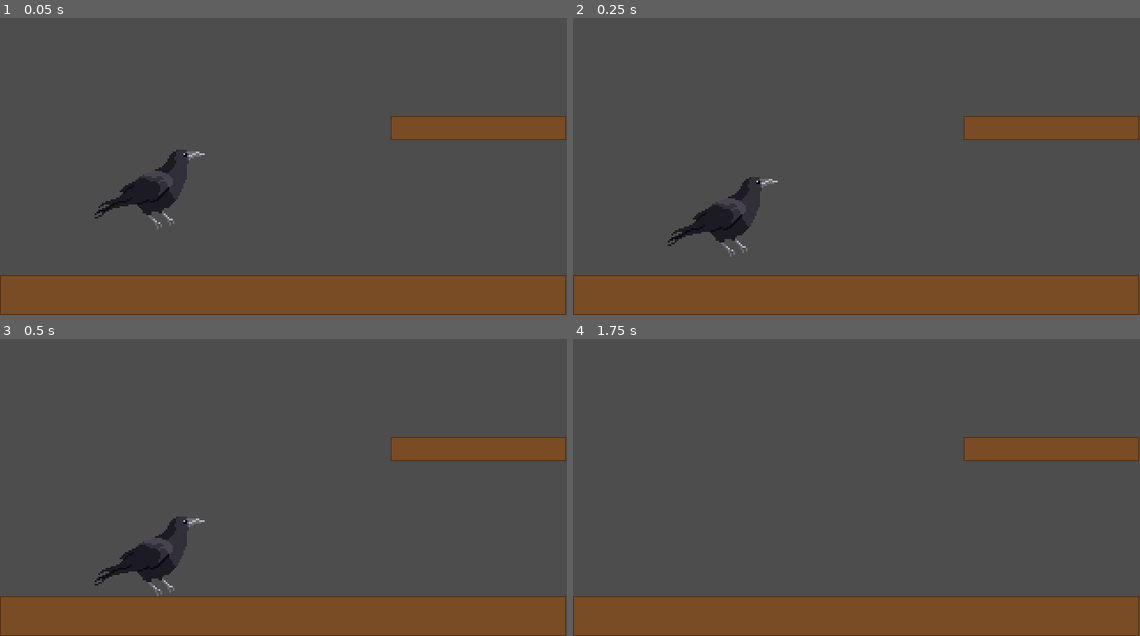
Above: before the commit, frames 1-4 (two rows, left to right).
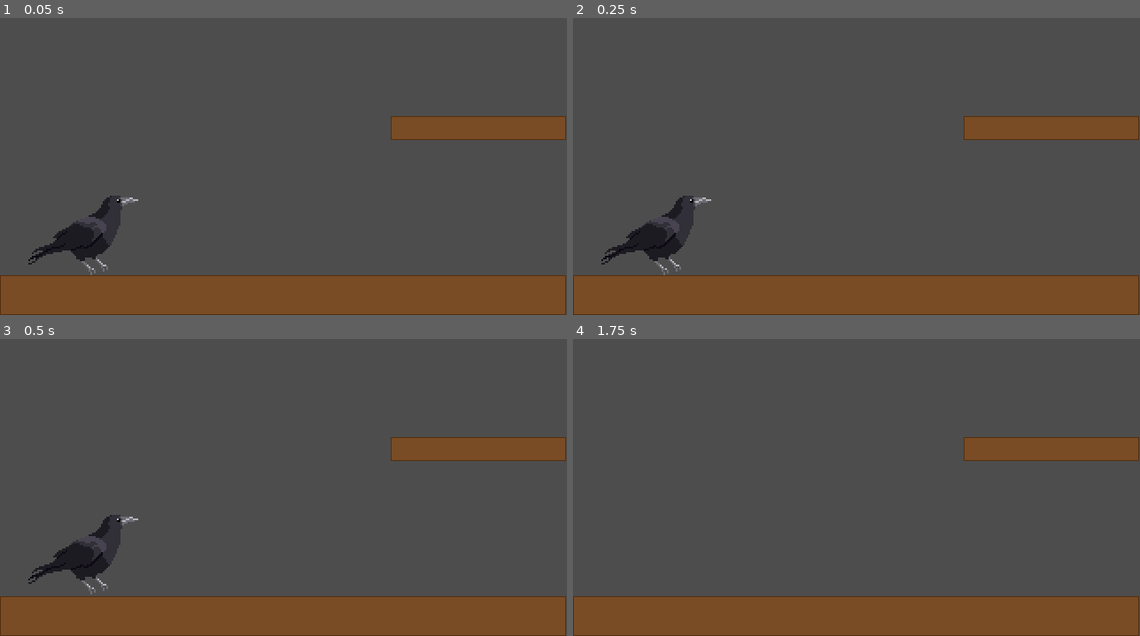
Above: after the commit, the same moments.

Repository: emilierummer/wizards-wingman
Game: Godot game, scene res://tutorial/tutorial.tscn
Two runs of this game, one before a commit and one after it. Both use one fixed random seed, a clock stepped at 60 frames per second and the inputs below. Before the commit the project has no main scene; this scene is started directly in both runs.
Inputs:
- Up to frame 1 (0.05 s): no input
- Up to frame 2 (0.25 s): no input
- Up to frame 3 (0.5 s): no input
- Up to frame 4 (1.75 s): hold D (MoveRight) from 0.53 s (still down); tap Q (Beak) at 0.6 s; tap W (MoveUp) at 0.77, 1.52 s; tap E (Claws) at 1.35 s

The runs differ from the first frame. In frame 1, 2.9% of the frame differs, in the area x 5-37%, y 44-87%; in frame 2, 3.0%; in frame 3, 3.1%, in the area x 5-37%, y 59-87%; in frame 4, nothing differs.

Commit message:
feat: fix crow collider flipping

Diff:
--- a/crow/crow.gd
+++ b/crow/crow.gd
@@ -4,14 +4,10 @@
 static var GRAVITY = ProjectSettings.get_setting("physics/2d/default_gravity")
 const GROUND_SPEED = 500
 const FLIGHT_SPEED = 1000
-@onready var INITIAL_SCALE = $BodyCollider.scale.x
 
 
 ## Onready Variables
-@onready var Sprite = $Sprite
-@onready var BodySprite = $Sprite/BodySprite
-@onready var EyeSprite = $Sprite/BodySprite/EyeSprite
-@onready var WingSprite = $Sprite/WingSprite
+@onready var Pivot = $Pivot
 @onready var BodyCollider = $BodyCollider
 
 
@@ -19,12 +15,10 @@
 var flipped: bool :
 	set(value):
 		flipped = value
-		Sprite.flip_h = value
-		BodySprite.flip_h = value
-		EyeSprite.flip_h = value
-		WingSprite.flip_h = value
-		BodyCollider.scale.x = -INITIAL_SCALE if value else INITIAL_SCALE
-
+		var flip_dir = -1 if value else 1
+		if Pivot.scale.x != flip_dir:
+			BodyCollider.scale.x = flip_dir
+			Pivot.scale.x = flip_dir
 
 
 func _physics_process(delta):
--- a/crow/crow.tscn
+++ b/crow/crow.tscn
@@ -1,16 +1,19 @@
-[gd_scene load_steps=11 format=3 uid="uid://bkx8cgllgvkhp"]
+[gd_scene load_steps=12 format=3 uid="uid://bkx8cgllgvkhp"]
 
 [ext_resource type="Script" path="res://crow/crow.gd" id="1_dk3t8"]
 [ext_resource type="Texture2D" uid="uid://c7fahpdx4ubet" path="res://crow/sprite_sheets/crow_wing.png" id="2_styte"]
 [ext_resource type="Texture2D" uid="uid://cscwk38e08os6" path="res://crow/sprite_sheets/crow_body.png" id="3_kdnd6"]
 [ext_resource type="Texture2D" uid="uid://dfvetcc6vg514" path="res://crow/sprite_sheets/crow_eye.png" id="4_i2mfa"]
 
+[sub_resource type="RectangleShape2D" id="RectangleShape2D_8tb87"]
+size = Vector2(15.0424, 9.43062)
+
 [sub_resource type="Animation" id="Animation_uo5m5"]
 length = 0.001
 tracks/0/type = "value"
 tracks/0/imported = false
 tracks/0/enabled = true
-tracks/0/path = NodePath("Sprite/BodySprite:position")
+tracks/0/path = NodePath("Pivot/BodySprite:position")
 tracks/0/interp = 1
 tracks/0/loop_wrap = true
 tracks/0/keys = {
@@ -22,7 +25,7 @@
 tracks/1/type = "value"
 tracks/1/imported = false
 tracks/1/enabled = true
-tracks/1/path = NodePath("Sprite/WingSprite:position")
+tracks/1/path = NodePath("Pivot/WingSprite:position")
 tracks/1/interp = 1
 tracks/1/loop_wrap = true
 tracks/1/keys = {
@@ -39,7 +42,7 @@
 tracks/0/type = "value"
 tracks/0/imported = false
 tracks/0/enabled = true
-tracks/0/path = NodePath("Sprite/BodySprite:position")
+tracks/0/path = NodePath("Pivot/BodySprite:position")
 tracks/0/interp = 1
 tracks/0/loop_wrap = true
 tracks/0/keys = {
@@ -51,7 +54,7 @@
 tracks/1/type = "value"
 tracks/1/imported = false
 tracks/1/enabled = true
-tracks/1/path = NodePath("Sprite/WingSprite:position")
+tracks/1/path = NodePath("Pivot/WingSprite:position")
 tracks/1/interp = 1
 tracks/1/loop_wrap = true
 tracks/1/keys = {
@@ -72,7 +75,7 @@
 tracks/0/type = "value"
 tracks/0/imported = false
 tracks/0/enabled = true
-tracks/0/path = NodePath("Sprite/BodySprite/EyeSprite:visible")
+tracks/0/path = NodePath("Pivot/BodySprite/EyeSprite:visible")
 tracks/0/interp = 1
 tracks/0/loop_wrap = true
 tracks/0/keys = {
@@ -89,7 +92,7 @@
 tracks/0/type = "value"
 tracks/0/imported = false
 tracks/0/enabled = true
-tracks/0/path = NodePath("Sprite/BodySprite/EyeSprite:visible")
+tracks/0/path = NodePath("Pivot/BodySprite/EyeSprite:visible")
 tracks/0/interp = 1
 tracks/0/loop_wrap = true
 tracks/0/keys = {
@@ -108,23 +111,29 @@
 [node name="Crow" type="CharacterBody2D"]
 script = ExtResource("1_dk3t8")
 
-[node name="Sprite" type="Sprite2D" parent="."]
+[node name="BodyCollider" type="CollisionPolygon2D" parent="."]
+polygon = PackedVector2Array(8, 12, 14, 21, 4, 24, -4, 15, -7, 10, -31, 18, -29, 11, -4, -7, 7, -12, 15, -21, 31, -19, 22, -14, 19, 0, 13, 10)
 
-[node name="BodySprite" type="Sprite2D" parent="Sprite"]
+[node name="Pivot" type="Node2D" parent="."]
+
+[node name="BodySprite" type="Sprite2D" parent="Pivot"]
 position = Vector2(0, 1)
 texture = ExtResource("3_kdnd6")
 region_rect = Rect2(0, 0, 48, 45)
 
-[node name="EyeSprite" type="Sprite2D" parent="Sprite/BodySprite"]
+[node name="EyeSprite" type="Sprite2D" parent="Pivot/BodySprite"]
 texture = ExtResource("4_i2mfa")
 
-[node name="WingSprite" type="Sprite2D" parent="Sprite"]
+[node name="WingSprite" type="Sprite2D" parent="Pivot"]
 position = Vector2(0, 1)
 texture = ExtResource("2_styte")
 
-[node name="BodyCollider" type="CollisionPolygon2D" parent="."]
-position = Vector2(3, 0)
-polygon = PackedVector2Array(4, 13, 11, 19, 1, 23, -4, 15, -11, 8, -31, 16, -30, 9, -4, -9, 4, -12, 12, -22, 28, -20, 19, -15, 16, 0, 8, 11)
+[node name="ClawArea" type="Area2D" parent="Pivot"]
+
+[node name="CollisionShape2D" type="CollisionShape2D" parent="Pivot/ClawArea"]
+position = Vector2(6.52122, 20.2847)
+scale = Vector2(1, 1)
+shape = SubResource("RectangleShape2D_8tb87")
 
 [node name="BodyAnimations" type="AnimationPlayer" parent="."]
 libraries = {
--- a/project.godot
+++ b/project.godot
@@ -11,6 +11,7 @@
 [application]
 
 config/name="Wizard's Wingman"
+run/main_scene="res://tutorial/tutorial.tscn"
 config/features=PackedStringArray("4.3", "Forward Plus")
 config/icon="res://icon.svg"
 
--- a/tutorial/tutorial.tscn
+++ b/tutorial/tutorial.tscn
@@ -1,7 +1,8 @@
-[gd_scene load_steps=5 format=4 uid="uid://b1w7iwiappfhy"]
+[gd_scene load_steps=6 format=4 uid="uid://b1w7iwiappfhy"]
 
 [ext_resource type="PackedScene" uid="uid://bkx8cgllgvkhp" path="res://crow/crow.tscn" id="1_yjq53"]
 [ext_resource type="Texture2D" uid="uid://kdbs5q6wnnpp" path="res://tileset.png" id="2_dabc5"]
+[ext_resource type="PackedScene" uid="uid://by5pqri4s7r8x" path="res://interactables/heavy_item.tscn" id="3_5y87m"]
 
 [sub_resource type="TileSetAtlasSource" id="TileSetAtlasSource_u66gv"]
 texture = ExtResource("2_dabc5")
@@ -46,5 +47,8 @@
 tile_set = SubResource("TileSet_th4l8")
 
 [node name="Crow" parent="." instance=ExtResource("1_yjq53")]
-position = Vector2(169, 213)
+position = Vector2(94, 268)
 scale = Vector2(2, 2)
+
+[node name="HeavyItem" parent="." instance=ExtResource("3_5y87m")]
+position = Vector2(331, 301)
